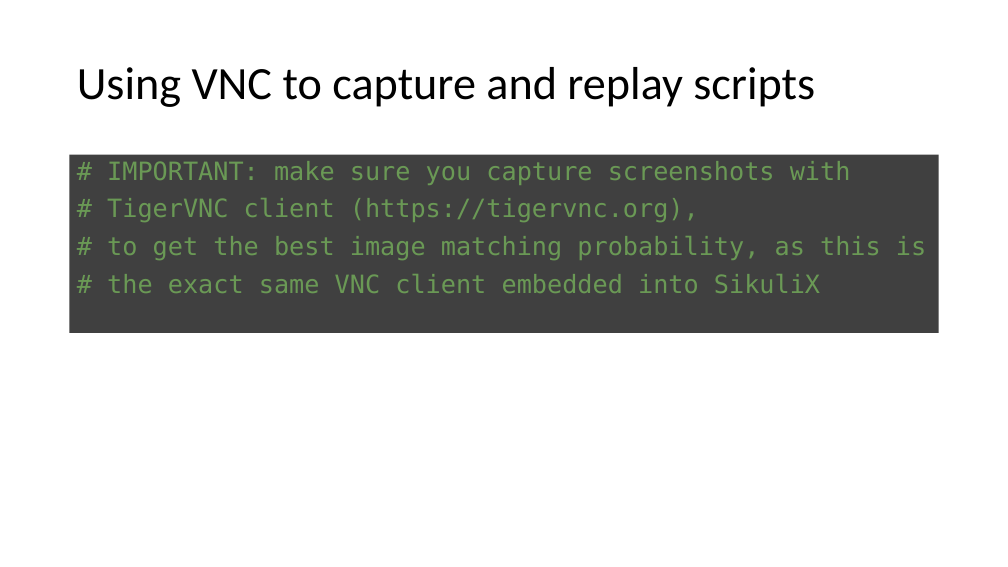
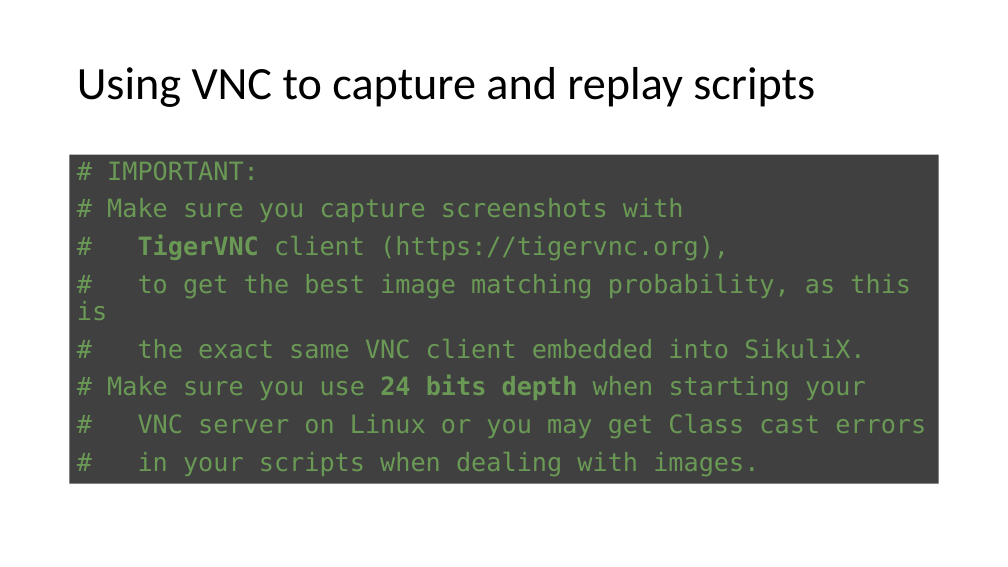
Before and after one commit to LO-RAN/dt_sikulix_bridge, a slide deck: slide 13 of documentation/dt_sikulix_bridge.pptx (slide 12 before the commit). Drawn at 1008x567 pixels with LibreOffice and Linux fonts; fonts in the diff are those of the drawing. Boxes give left, top, right and bottom in pixels: in the first picture for what was removed or moved away, otherwise in the second. Text is boxed around its words. In the diff, an @@ line names an element or a change of style, - is before the commit and + after.

```diff
--- a/documentation/dt_sikulix_bridge.pptx
+++ b/documentation/dt_sikulix_bridge.pptx
@@ text "# IMPORTANT:": place and size @@
-text "# IMPORTANT:" at (70, 155, 939, 333)
+text "# IMPORTANT:" at (70, 155, 939, 484)
@@ text at (107, 161, 684, 222): text changed @@
-# IMPORTANT: make sure you capture screenshots with
+# IMPORTANT:
+# Make sure you capture screenshots with
@@ text at (138, 234, 729, 260): bold on in "TigerVNC" @@
@@ text at (107, 339, 926, 476): text changed @@
-# the exact same VNC client embedded into SikuliX
+# the exact same VNC client embedded into SikuliX.
+# Make sure you use 24 bits depth when starting your
+# VNC server on Linux or you may get Class cast errors
+# in your scripts when dealing with images.
```
Also in this commit, not shown: 9 other slides changed, 2 slides added, 4 slides removed.
